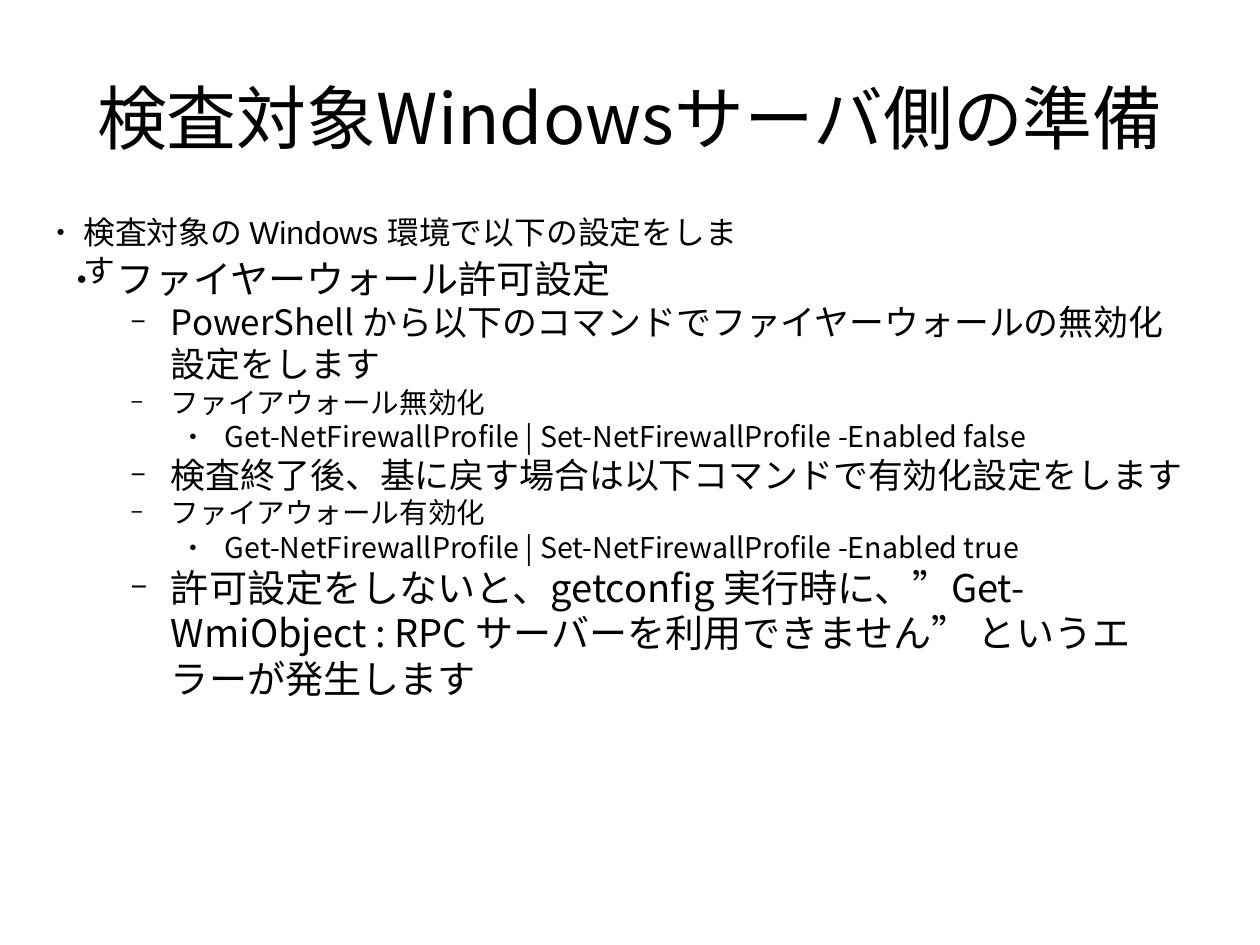
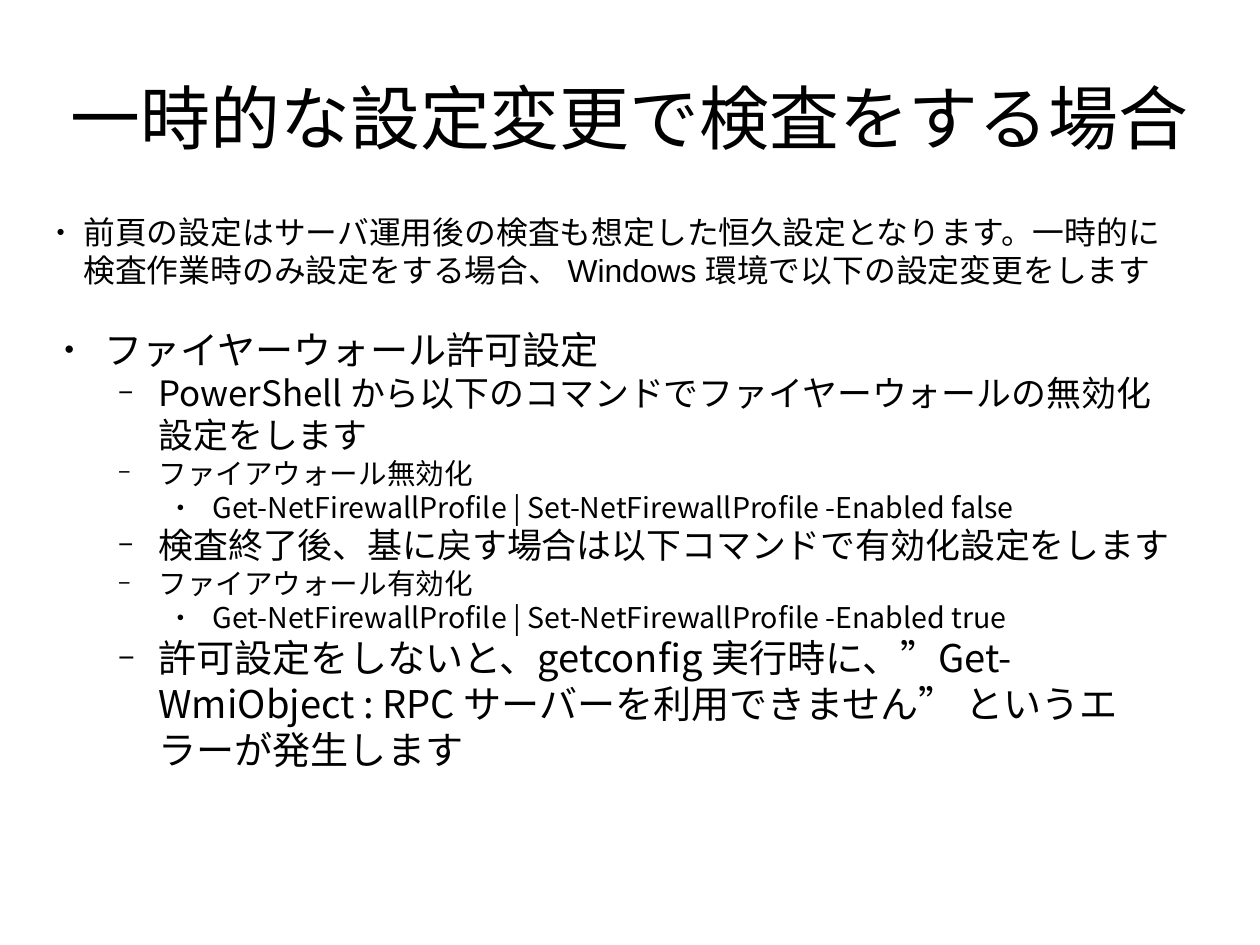
Before and after one commit to frsw3nr/gradle-server-acceptance, a slide deck: slide 32 of docs/jp/tutorial_test_pc.pptx (slide 29 before the commit). Drawn at 1260x945 pixels with LibreOffice and Linux fonts; fonts in the diff are those of the drawing. Boxes give left, top, right and bottom in pixels: in the first picture for what was removed or moved away, otherwise in the second. Text is boxed around its words. In the diff, an @@ line names an element or a change of style, - is before the commit and + after.

```diff
--- a/docs/jp/tutorial_test_pc.pptx
+++ b/docs/jp/tutorial_test_pc.pptx
@@ text at <box>71,84,1189,150</box>: text changed @@
-検査対象Windowsサーバ側の準備
+一時的な設定変更で検査をする場合
@@ text at <box>83,217,1160,285</box>: text changed @@
-● 検査対象の Windows 環境で以下の設定をします
+● 前頁の設定はサーバ運用後の検査も想定した恒久設定となります。一時的に検査作業時のみ設定をする場合、 Windows 環境で以下の設定変更をします
@@ text "ファイヤーウォール許可設定": place and size @@
-text "ファイヤーウォール許可設定" at <box>117,261,1182,650</box>
+text "ファイヤーウォール許可設定" at <box>105,332,1170,721</box>
```
Also in this commit, not shown: 5 other slides changed, 3 slides added, 23 other files.
